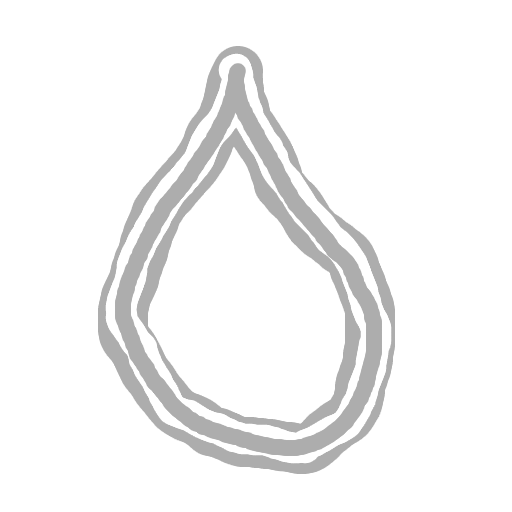
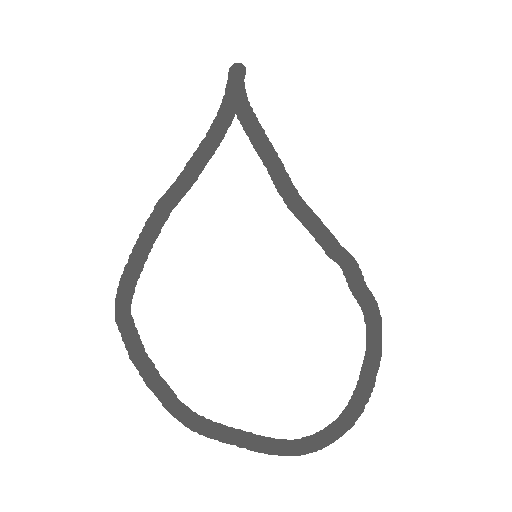
Layer changes from the first 512×512 image to the second:
painted on "BlueSymbol.png" over bbox(115, 63, 382, 456)
hid "Layer" over bbox(105, 53, 392, 464)
hid "Layer #1" over bbox(98, 46, 395, 474)
